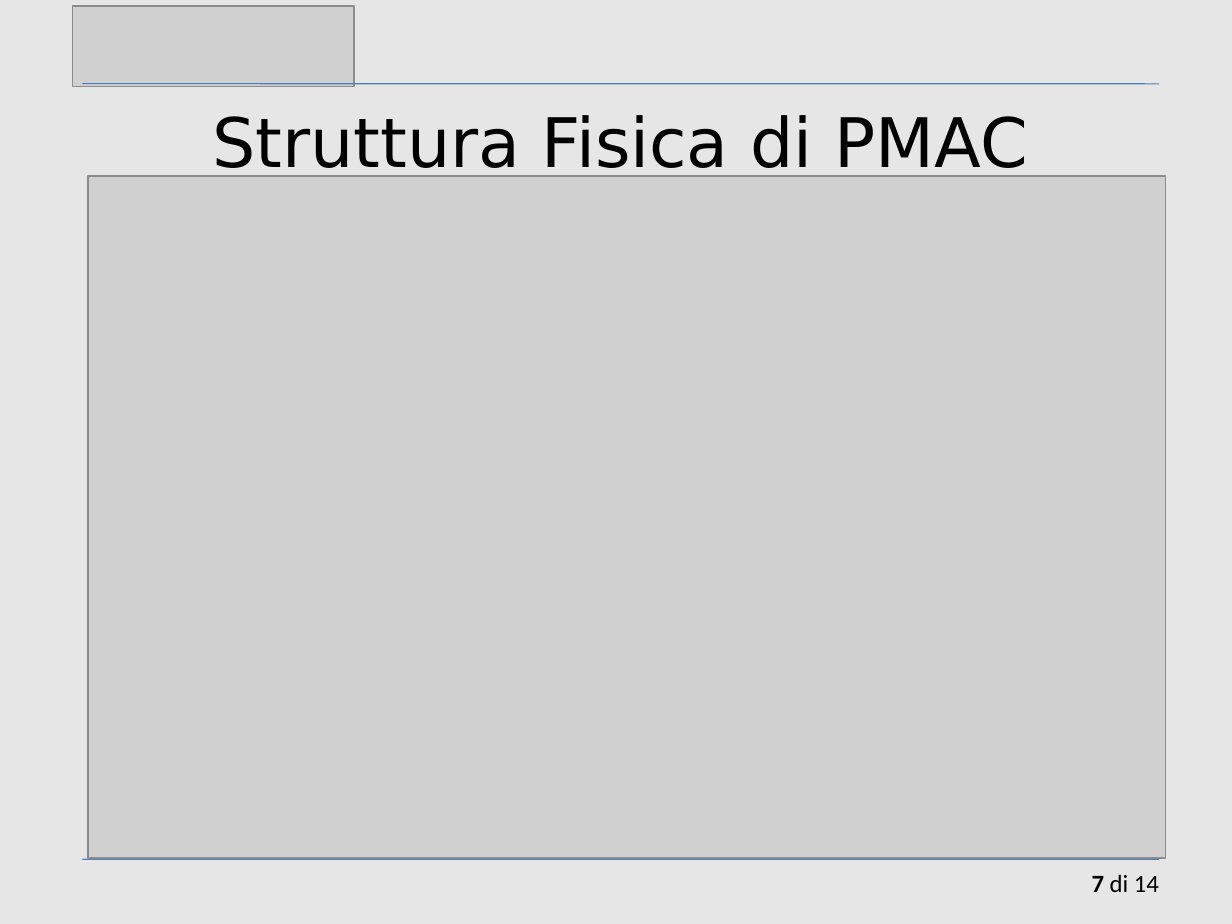
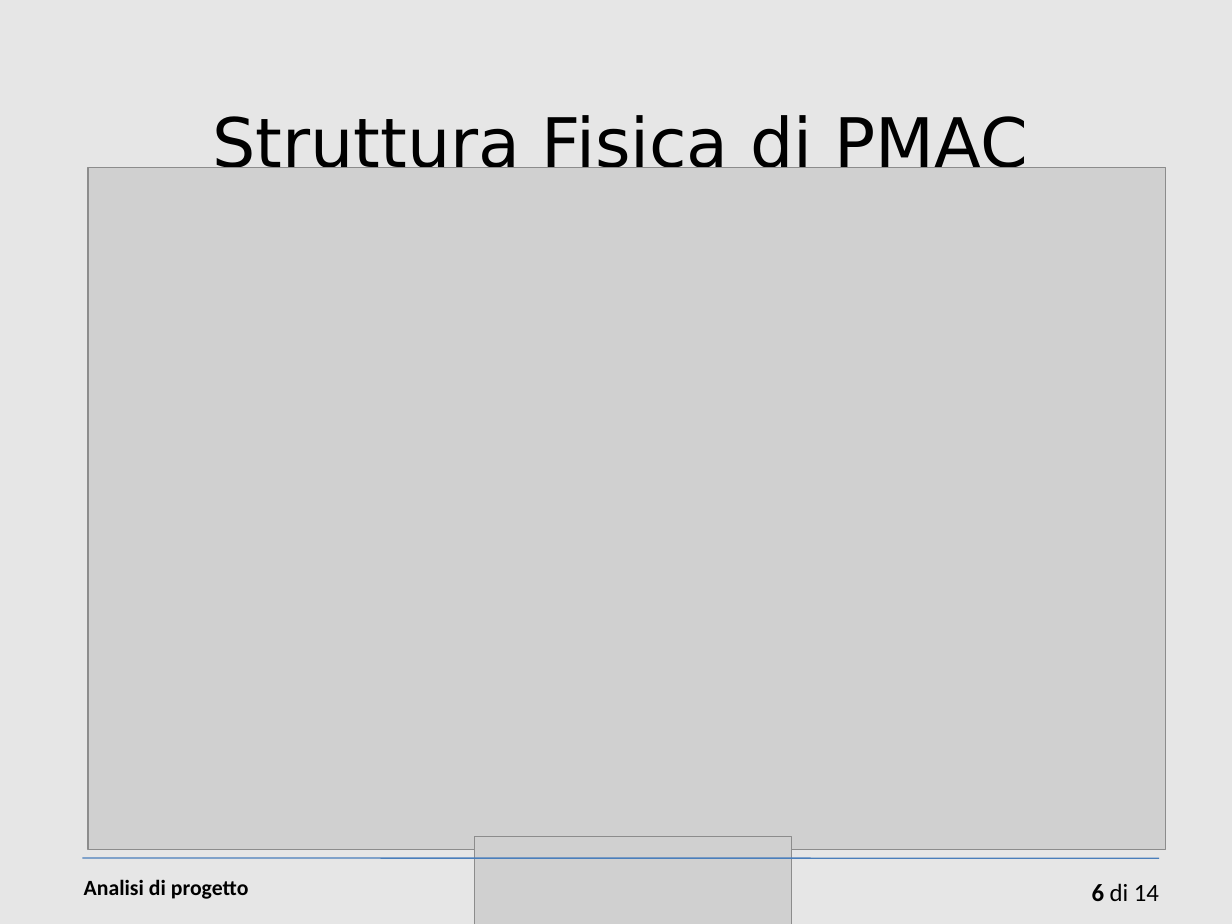
Before and after one commit to sevenfold-IS2011/woty_SGP, a slide deck: slide 6 of 1 descrizione del progetto/Presentazione-cap1.ppt (slide 7 before the commit). Drawn at 1232x924 pixels with LibreOffice and Linux fonts; fonts in the diff are those of the drawing; grey boxes stand for pictures. Boxes give left, top, right and bottom in pixels: in the first picture for what was removed or moved away, otherwise in the second. Text is boxed around its words. In the diff, an @@ line names an element or a change of style, - is before the commit and + after.

```diff
--- a/1 descrizione del progetto/Presentazione-cap1.ppt
+++ b/1 descrizione del progetto/Presentazione-cap1.ppt
@@ line removed from (83, 84) to (1159, 84) @@
@@ picture: place and size @@
-picture at <box>88,176,1167,857</box>
+picture at <box>88,168,1167,850</box>
@@ picture: place and size @@
-picture at <box>73,6,354,86</box>
+picture at <box>475,836,793,924</box>
@@ line (83, 859) - (1159, 859): stroke #4A7EBB 0.74 pt to #4A7EBB 0.85 pt @@
@@ text added at <box>84,879,249,899</box>, 14 pt, text #000000, bold @@
+Analisi di progetto
@@ page number at <box>1092,883,1159,901</box>: text changed @@
-7 di 14
+6 di 14
```
Also in this commit, not shown: 11 other slides changed, 2 slides added, 4 slides removed, 1 other file.
